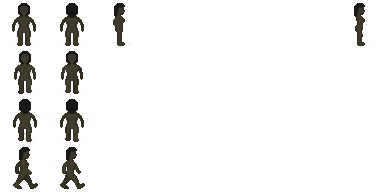
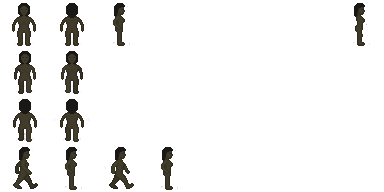
Before/after of a (384, 192) layered artwork. What changed in the layer stack:
painted on "kadijah.png" over box(55, 147, 178, 190)
